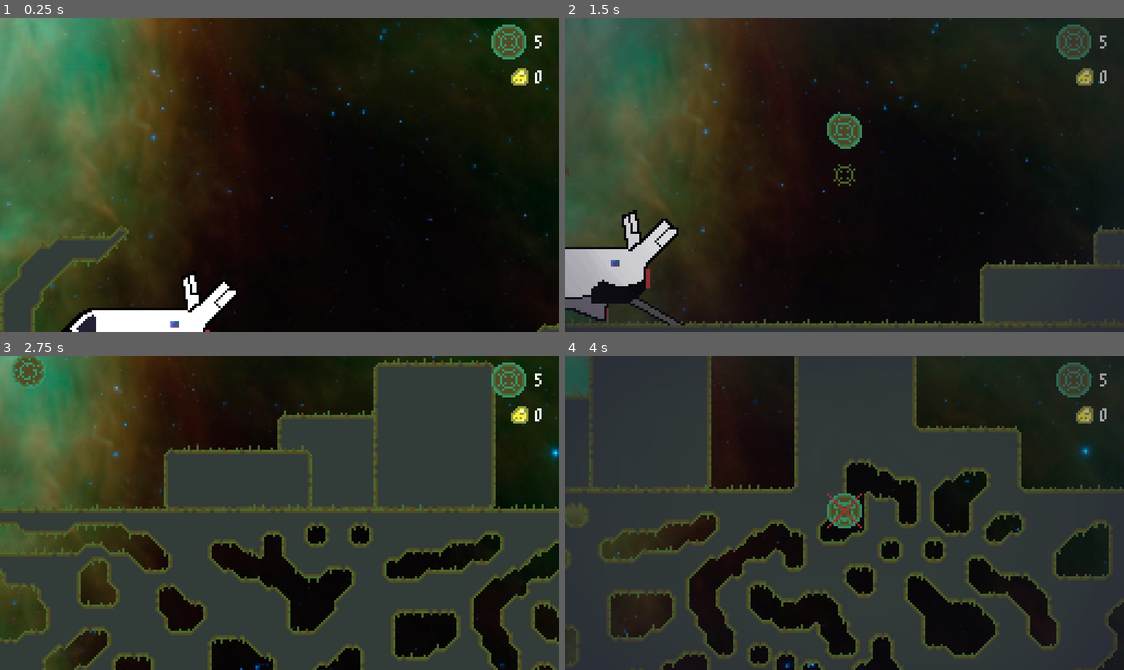
Above: before the commit, frames 1-4 (two rows, left to right).
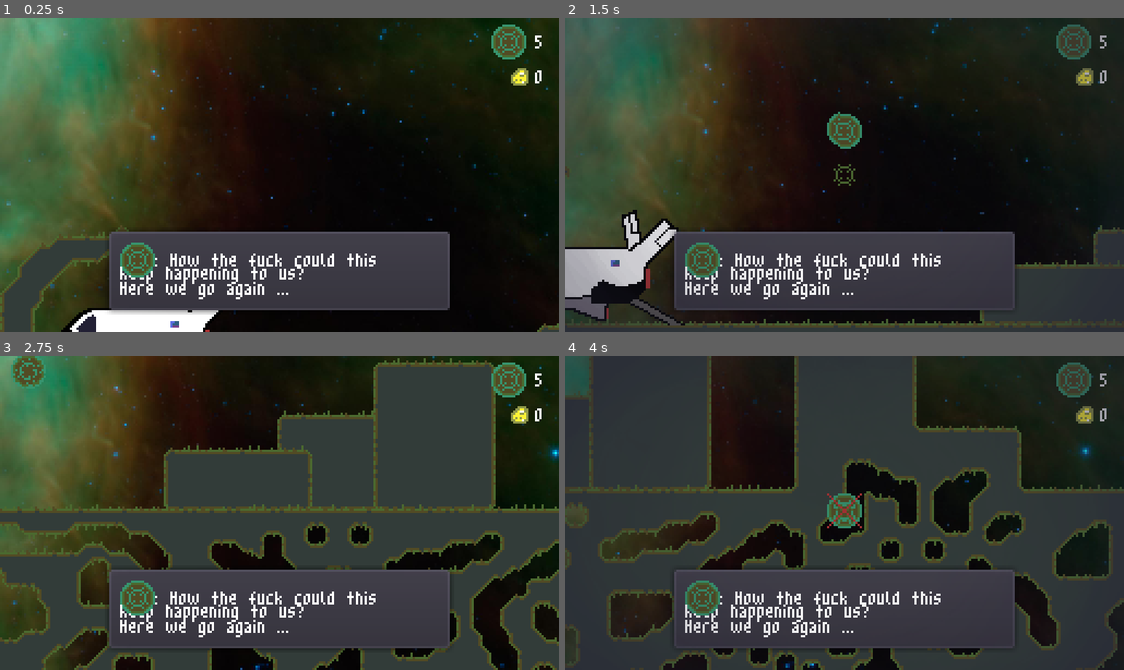
Above: after the commit, the same moments.

Repository: markopolojorgensen/github-gameoff-2020
Game: Godot game, scene res://game.tscn
The game is run twice, just before and just after one commit, with the same random seed, the same clock (stepped at 60 frames per second) and the same inputs. The engine's default icon, where the game draws it, is replaced by a stand-in: a white triangle on a blue panel in a dark square.
Inputs:
- Up to frame 1 (0.25 s): no input
- Up to frame 2 (1.5 s): hold E (gravity_well_right) 0.53-1.28 s; hold Z (gravity_well_mode) 0.53-1.28 s; tap Space (jump) at 0.77 s; tap Enter at 1.25 s; hold Down (ui_down) from 1.28 s (still down); tap Ctrl (player_hold_item) at 1.35 s
- Up to frame 3 (2.75 s): tap Space (jump) at 1.52 s; release Down (ui_down) at 2.03 s; hold E (gravity_well_right) from 2.03 s (still down); hold Z (gravity_well_mode) from 2.03 s (still down)
- Up to frame 4 (4 s): release E (gravity_well_right) at 2.78 s; release Z (gravity_well_mode) at 2.78 s; hold Up (ui_up) 2.78-3.53 s; tap Ctrl (player_hold_item) at 2.85 s; tap Space (jump) at 3.02, 3.77 s; hold Q (gravity_well_left) from 3.53 s (still down); hold Z (gravity_well_mode) from 3.53 s (still down)

The runs differ from the first frame. In frame 1, 15% of the frame differs, in the area x 19-81%, y 67-95%; in frame 2, 14%; in frame 3, 7.4%; in frame 4, 8.9%.

Commit message:
this is a rough first pass

Diff:
--- a/player_hud.tscn
+++ b/player_hud.tscn
@@ -56,3 +56,75 @@
 __meta__ = {
 "_edit_use_anchors_": false
 }
+
+[node name="panel_container" type="PanelContainer" parent="."]
+anchor_left = 0.5
+anchor_top = 1.0
+anchor_right = 0.5
+anchor_bottom = 1.0
+margin_left = -80.0
+margin_top = -48.0
+margin_right = 80.0
+margin_bottom = -8.0
+rect_clip_content = true
+size_flags_vertical = 0
+__meta__ = {
+"_edit_use_anchors_": false
+}
+
+[node name="top_text" type="Label" parent="panel_container"]
+margin_left = 36.0
+margin_top = 4.0
+margin_right = 153.0
+margin_bottom = 33.0
+size_flags_horizontal = 3
+size_flags_vertical = 1
+custom_fonts/font = SubResource( 1 )
+text = "Yuna: How the fuck could this"
+clip_text = true
+__meta__ = {
+"_edit_use_anchors_": false
+}
+
+[node name="middle_text2" type="Label" parent="panel_container"]
+margin_left = 36.0
+margin_top = 4.0
+margin_right = 153.0
+margin_bottom = 33.0
+size_flags_horizontal = 3
+size_flags_vertical = 1
+custom_fonts/font = SubResource( 1 )
+text = "keep happening to us?"
+valign = 1
+clip_text = true
+__meta__ = {
+"_edit_use_anchors_": false
+}
+
+[node name="bottom_text3" type="Label" parent="panel_container"]
+margin_left = 36.0
+margin_top = 7.0
+margin_right = 153.0
+margin_bottom = 33.0
+size_flags_horizontal = 3
+size_flags_vertical = 1
+custom_fonts/font = SubResource( 1 )
+text = "Here we go again ..."
+valign = 2
+clip_text = true
+__meta__ = {
+"_edit_use_anchors_": false
+}
+
+[node name="texture_rect3" type="TextureRect" parent="panel_container"]
+margin_left = 7.0
+margin_top = 7.0
+margin_right = 23.0
+margin_bottom = 33.0
+rect_scale = Vector2( 1.5, 1.5 )
+size_flags_horizontal = 0
+size_flags_vertical = 3
+texture = ExtResource( 3 )
+__meta__ = {
+"_edit_use_anchors_": false
+}
